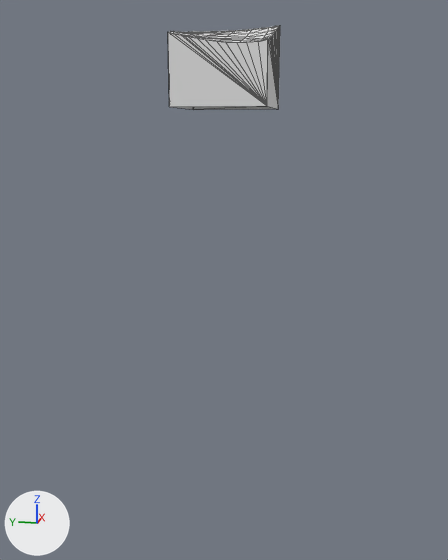
What one commit did to the glTF model assets/terrain/surface_pieces/surf_8_33.glb.
Before and after are seen from a camera (50 mm lens) standing at (-101.67, -64.17, -31.02) and looking at (-67.18, -57.27, -39.64). Every picture has the same lights, and +X, +Y and +Z are marked at lower left. The first picture is the older version. Mesh edges are drawn as thin lines. Where no turn or scale is listed for an object, it has been applied to the vertices.

Objects in the first picture: 'geometry_0'.
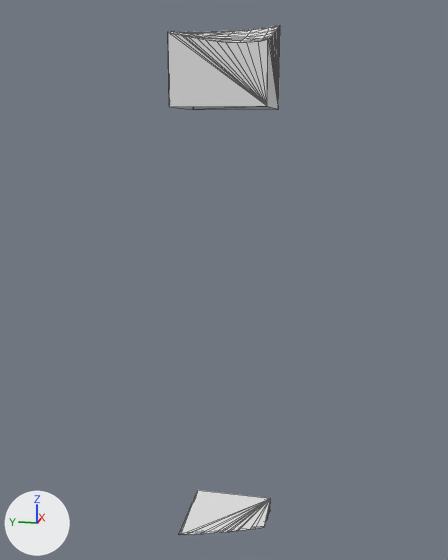
Location of each change, (x1, y1, x2, y2) in pixels of the pictures (448 x 560 px):
'layer_6', added
    after: (179, 490, 271, 534)

What changed in the scene script:
```text
Add me_layer_6:
    me_layer_6.from_pydata(...)  # 86 vertices, 168 faces; spans x -69.86..-65.0, y -60.0..-55.0, z -56.63..-55.0
Add ob_layer_6:
    ob_layer_6 = bpy.data.objects.new('layer_6', me_layer_6)
    ob_layer_6.location = (0.0, 0.0, 0.0)
```
